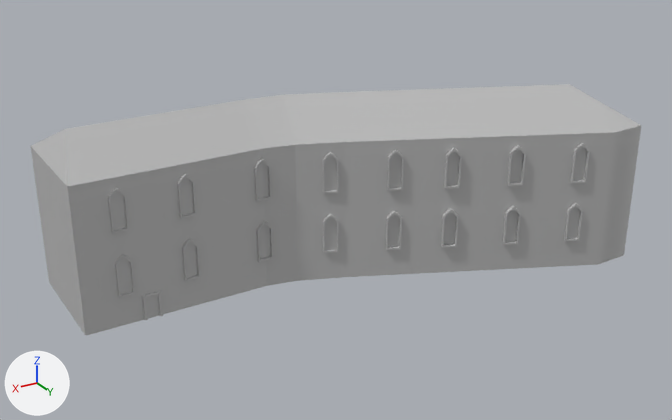
The FBX model Maya Models/Kings ouse 0.5.fbx, before and after one commit.
The view is the same before and after, from a camera (50 mm lens) standing at (56.4, 89.9, 37.4) and looking at (2.6, 0.3, -7.4). Lighting does not change. The marker at lower left points along +X, +Y and +Z. Where no turn or scale is listed for an object, it has been applied to the vertices.

The older version as bpy lines, for what is in view:
```python
mat_lambert5 = principled_material('lambert5')
mat_lambert5.base_color = (0.5, 0.5, 0.5)  # grey #bcbcbc
me_mesh = bpy.data.meshes.new('Mesh')
me_mesh.from_pydata(...)  # 24 vertices, 22 faces; spans x -58.1..8.1, y -6.7..24.5, z -15.9..1.8
me_mesh.materials.append(mat_lambert1)  # grey #bcbcbc
me_mesh_002 = bpy.data.meshes.new('Mesh.002')
me_mesh_002.from_pydata(...)  # 24 vertices, 22 faces; spans x -1.81..0.32, y -0.18..0.18, z -2.94..0.16
me_mesh_002.materials.append(mat_lambert5)  # grey #bcbcbc
me_mesh_018 = bpy.data.meshes.new('Mesh.018')
me_mesh_018.from_pydata(...)  # 26 vertices, 28 faces; spans x -58.1..8.1, y -6.7..24.5, z -3.4..0.4
me_mesh_018.materials.append(mat_lambert1)  # grey #bcbcbc
ob_pcube1 = bpy.data.objects.new('pCube1', me_mesh)
ob_pcube1.location = (26.11, -8.77, 0.0)
ob_pcube29 = bpy.data.objects.new('pCube29', me_mesh_002)
ob_pcube29.location = (27.06, -0.66, -12.92)
ob_pcube91 = bpy.data.objects.new('pCube91', me_mesh_018)
ob_pcube91.location = (26.11, -8.77, 5.19)
```
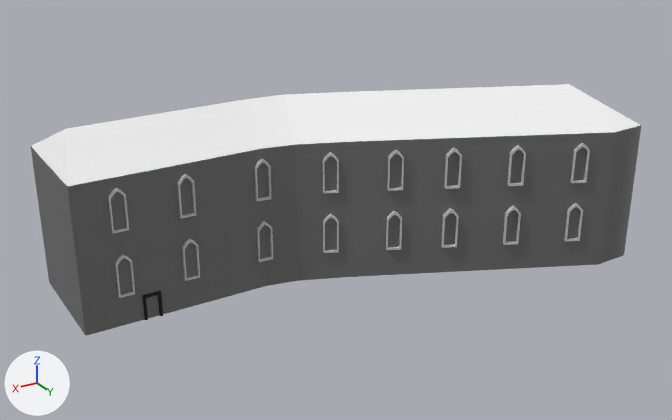
The change, as a diff of the scene's bpy script:
```diff
--- a/Maya Models/Kings ouse 0.5.fbx.py
+++ b/Maya Models/Kings ouse 0.5.fbx.py
@@ mat_lambert5 @@
 mat_lambert5 = principled_material('lambert5')
-mat_lambert5.base_color = (0.5, 0.5, 0.5)  # grey #bcbcbc
+mat_lambert5.base_color = (0.935, 0.935, 0.935)  # white #f8f8f8
@@ mat_lambert2 @@
+mat_lambert2 = principled_material('lambert2')
+mat_lambert2.base_color = (0.155, 0.155, 0.155)  # dark grey #6e6e6e
@@ me_mesh_018 @@
 me_mesh_018.from_pydata(...)  # 26 vertices, 28 faces; spans x -58.1..8.1, y -6.7..24.5, z -3.4..0.4
-me_mesh_018.materials.append(mat_lambert1)  # grey #bcbcbc
+me_mesh_018.materials.append(mat_lambert5)  # white #f8f8f8
@@ me_mesh @@
 me_mesh.from_pydata(...)  # 24 vertices, 22 faces; spans x -58.1..8.1, y -6.7..24.5, z -15.9..1.8
-me_mesh.materials.append(mat_lambert1)  # grey #bcbcbc
+me_mesh.materials.append(mat_lambert2)  # dark grey #6e6e6e
```

Changed parts and their boxes (x1, y1, x2, y2) in the pictures (672 x 420 px):
'pCube1', recoloured
    both: (31, 126, 641, 336)
'pCube91', recoloured (grey to white)
    both: (31, 84, 641, 187)
'pCube29', recoloured
    both: (142, 291, 163, 320)
